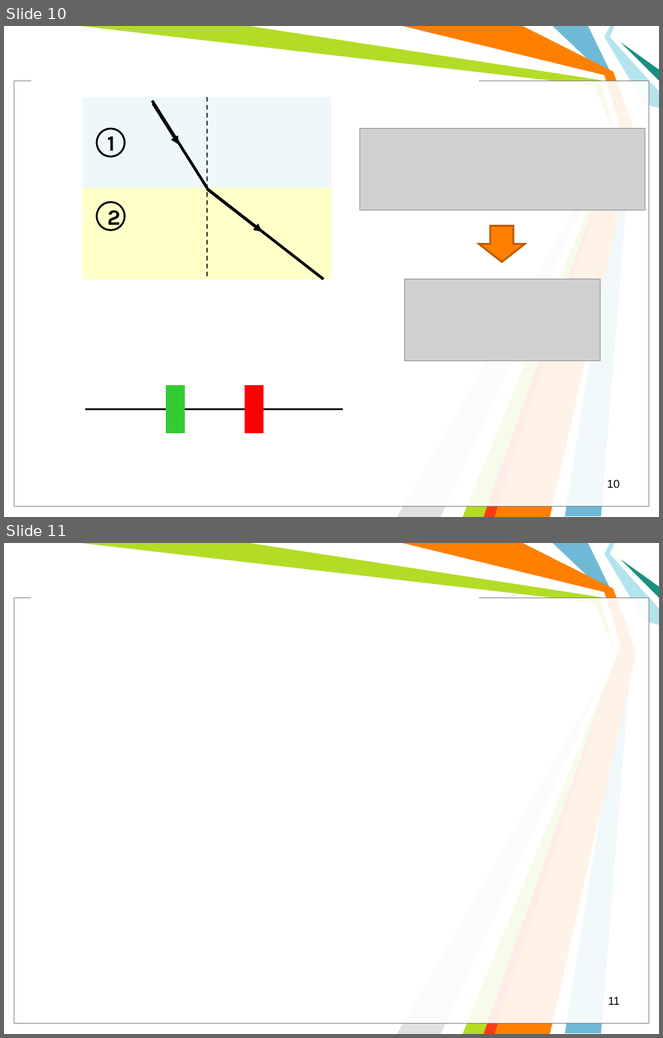
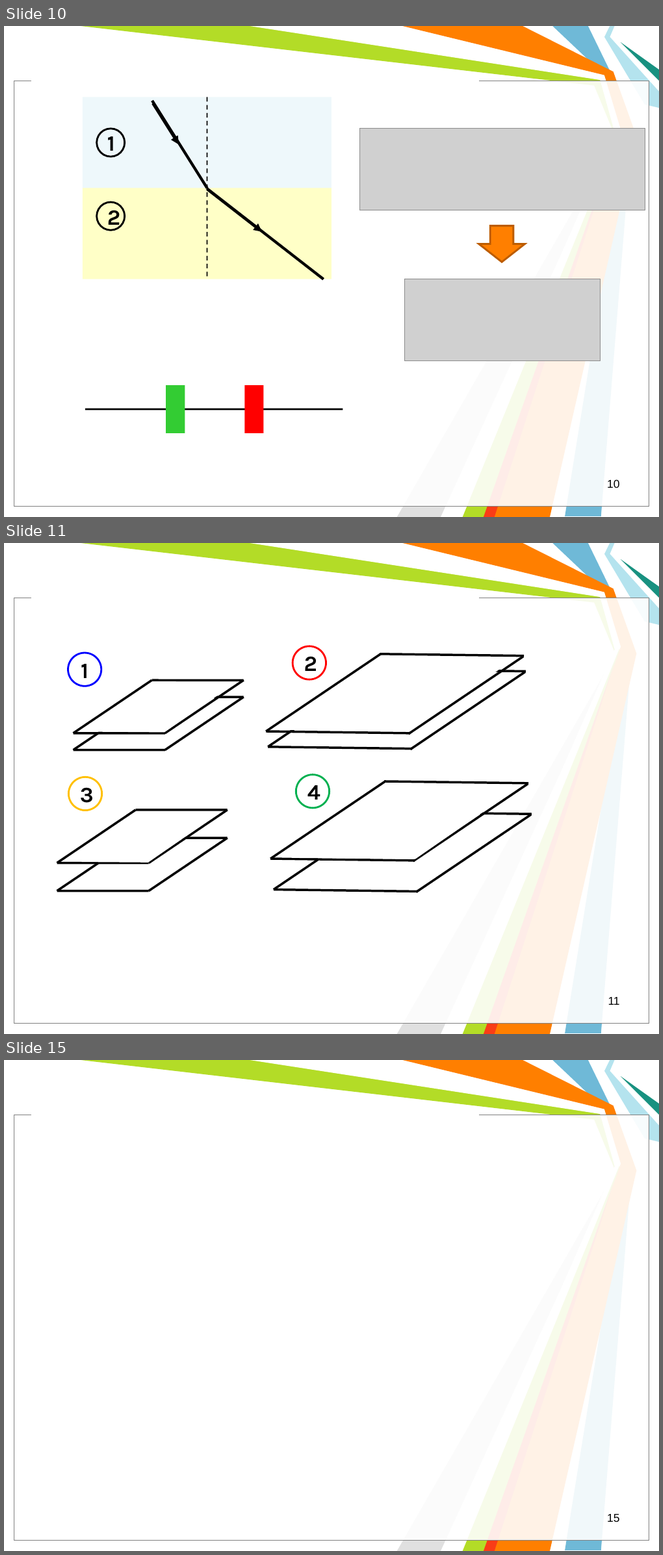
Before and after one commit to l432/NMK, a slide deck: Lecture/FIT/Less00.ppt. Shown one above the other, each under a label of ours: slides 10 and 11 before the commit, slides 10, 11 and 15 after it; the slides between them are not shown. The pictures are 663x1038 and 663x1555 pixels, drawn with LibreOffice and Linux fonts; fonts in the diff are those of the drawing; grey boxes stand for pictures; background and template pictures are left out. Boxes give left, top, right and bottom in pixels: in the first picture for what was removed or moved away, otherwise in the second. Text is boxed around its words. In the diff, an @@ line names an element or a change of style, - is before the commit and + after.

```diff
--- a/Lecture/FIT/Less00.ppt
+++ b/Lecture/FIT/Less00.ppt
@@ slide 11 added at (x1=4, y1=543, x2=659, y2=1034), background #FFFFFF; not listed: 11 template elements that a slide beside it also shows @@
@@ diamond added at (x1=279, y1=627, x2=521, y2=765), fill #FFFFFF, outline #FFFFFF 2.01 pt @@
@@ ellipse added at (x1=68, y1=653, x2=102, y2=687), outline #0000FF 2.01 pt, 24 pt, text #000000, bold @@
+1
@@ ellipse added at (x1=293, y1=646, x2=326, y2=680), outline #FF0000 2.01 pt, 24 pt, text #000000, bold @@
+2
@@ group added at (x1=266, y1=653, x2=524, y2=733): 4 lines @@
@@ group added at (x1=74, y1=677, x2=244, y2=750): 8 lines, 1 diamond @@
@@ group added at (x1=268, y1=670, x2=526, y2=750): 4 lines @@
@@ diamond added at (x1=284, y1=754, x2=525, y2=893), fill #FFFFFF, outline #FFFFFF 2.01 pt @@
@@ ellipse added at (x1=296, y1=775, x2=330, y2=808), outline #00B050 2.01 pt, 24 pt, text #000000, bold @@
+4
@@ ellipse added at (x1=69, y1=777, x2=102, y2=810), outline #FFC000 2.01 pt, 24 pt, text #000000, bold @@
+3
@@ group added at (x1=270, y1=782, x2=529, y2=861): 4 lines @@
@@ diamond added at (x1=78, y1=807, x2=206, y2=880), fill #FFFFFF, outline #FFFFFF 2.01 pt @@
@@ group added at (x1=274, y1=812, x2=531, y2=892): 4 lines @@
@@ group added at (x1=57, y1=810, x2=228, y2=863): 4 lines @@
@@ group added at (x1=57, y1=838, x2=228, y2=891): 4 lines @@
@@ page number added at (x1=608, y1=997, x2=620, y2=1005), 12.5 pt, text #000000 @@
+11
@@ what was slide 11 is now slide 15 @@
@@ page number at (x1=607, y1=1514, x2=620, y2=1522): text changed @@
-11
+15
```
Also in this commit, not shown: 3 other slides added, 1 slide removed, 7 other files.
